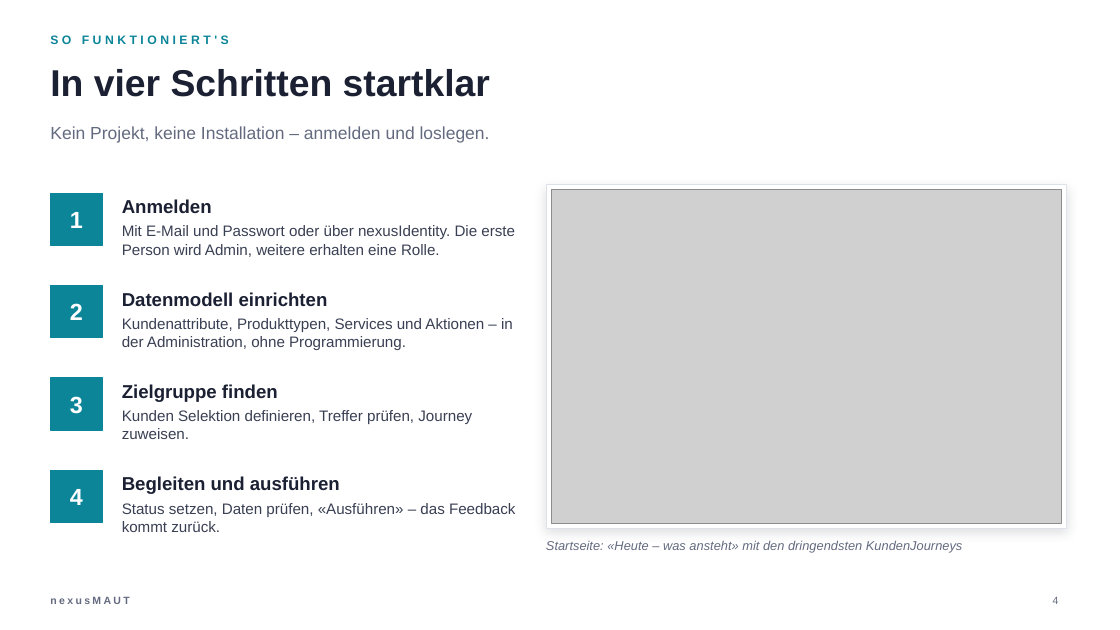
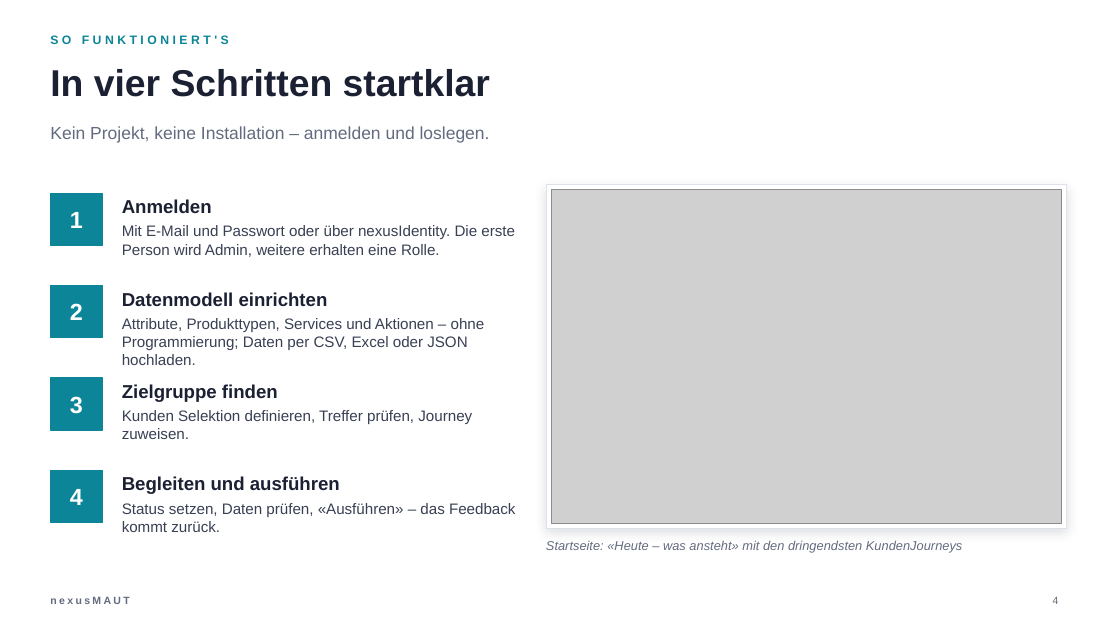
Before and after one commit to horstwurm/nexusMAUT, a slide deck: slide 4 of nexusMAUT-Uebersicht.pptx. Drawn at 1120x630 pixels with LibreOffice and Linux fonts; fonts in the diff are those of the drawing; grey boxes stand for pictures. Boxes give left, top, right and bottom in pixels: in the first picture for what was removed or moved away, otherwise in the second. Text is boxed around its words. In the diff, an @@ line names an element or a change of style, - is before the commit and + after.

```diff
--- a/nexusMAUT-Uebersicht.pptx
+++ b/nexusMAUT-Uebersicht.pptx
@@ text at <box>122,318,485,365</box>: text changed @@
-Kundenattribute, Produkttypen, Services und Aktionen – in der Administration, ohne Programmierung.
+Attribute, Produkttypen, Services und Aktionen – ohne Programmierung; Daten per CSV, Excel oder JSON hochladen.
```
Also in this commit, not shown: 8 other slides changed, 2 slides added, 58 other files.
